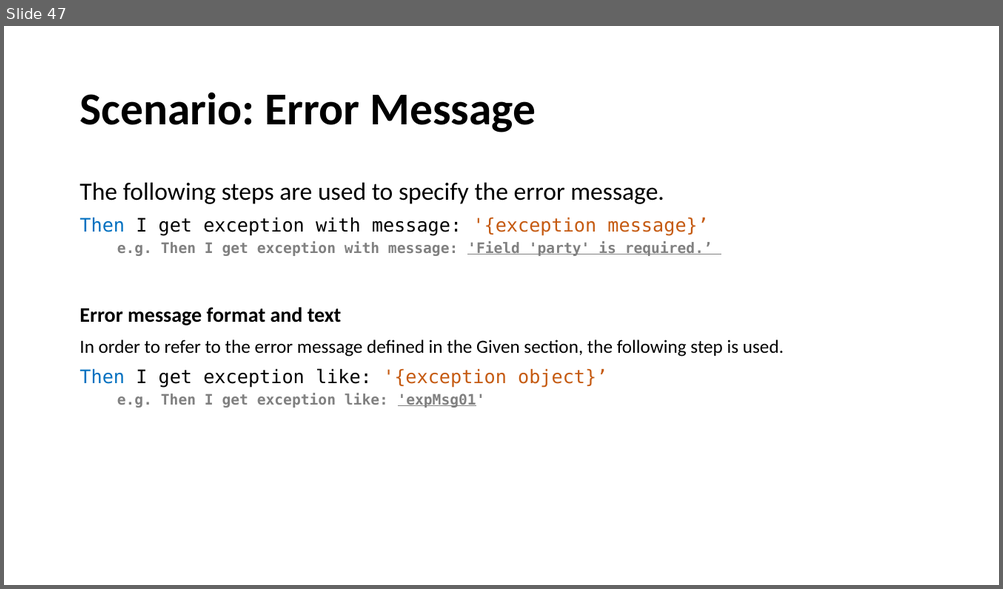
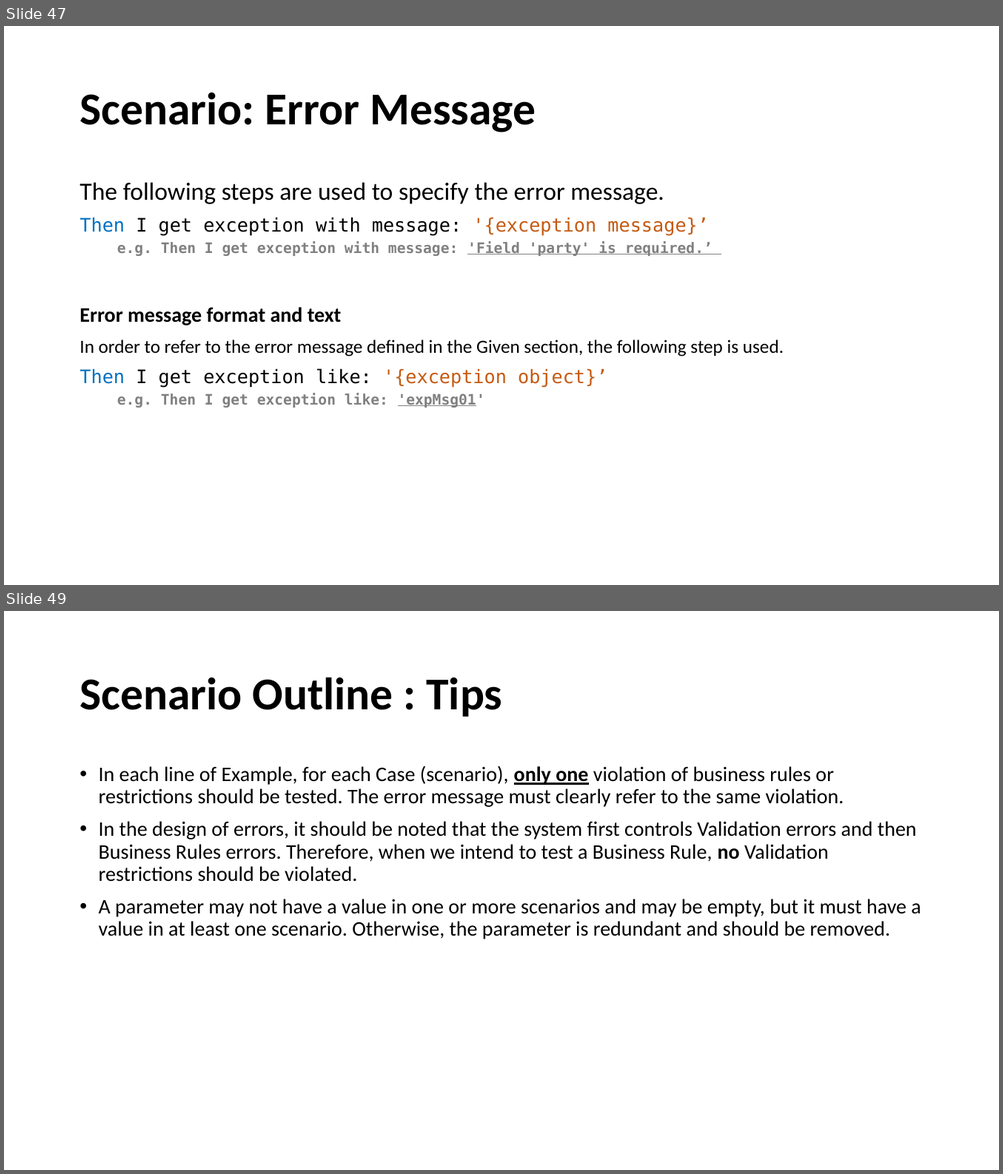
Before and after one commit to fmontazeri/Knowledeg, a slide deck: Gherkin.pptx. Shown one above the other, each under a label of ours: slide 47 before the commit, slides 47 and 49 after it; the slides between them are not shown. The pictures are 1003x589 and 1003x1174 pixels, drawn with LibreOffice and Linux fonts; fonts in the diff are those of the drawing. Boxes give left, top, right and bottom in pixels: in the first picture for what was removed or moved away, otherwise in the second. Text is boxed around its words. In the diff, an @@ line names an element or a change of style, - is before the commit and + after.

Commit message:
add scenario outline

```diff
--- a/Gherkin.pptx
+++ b/Gherkin.pptx
@@ slide 49 added at [4, 611, 999, 1170], background #FFFFFF @@
@@ title added at [79, 677, 502, 717], 44 pt, text #000000, bold @@
+Scenario Outline : Tips
@@ text added at [99, 766, 920, 940], 20 pt, text #000000 @@
+• In each line of Example, for each Case (scenario), only one violation of business rules or restrictions should be tested. The error message must clearly refer to the same violation.
+• In the design of errors, it should be noted that the system first controls Validation errors and then Business Rules errors. Therefore, when we intend to test a Business Rule, no Validation restrictions should be violated.
+• A parameter may not have a value in one or more scenarios and may be empty, but it must have a value in at least one scenario. Otherwise, the parameter is redundant and should be removed.
```
Also in this commit, not shown: 1 slide changed.
